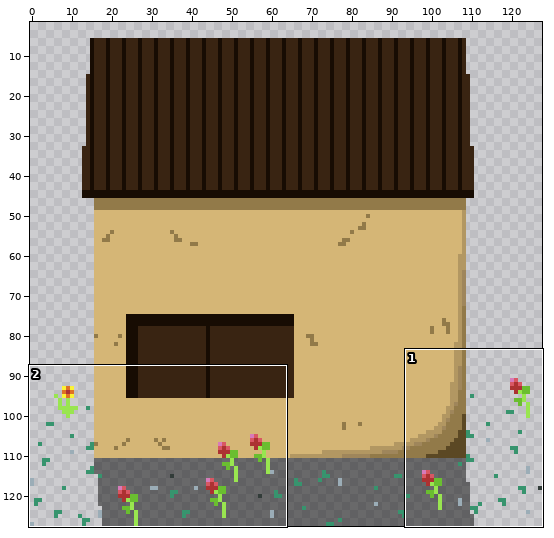
Pixel-art file: Arts/Arquivos/Others/CasaL.aseprite. Above: a wide view before the commit, with the close-up outlined.
Close-up. Earlier state:
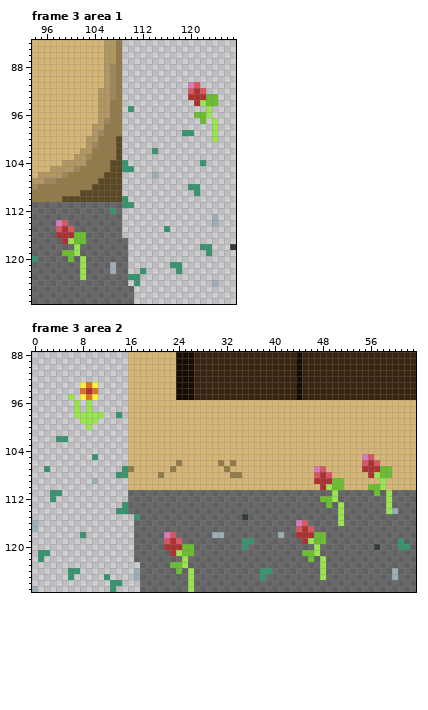
128x128 pixels, 3 frames. Shown: frame 3 area 1: x 94..127, y 84..127; frame 3 area 2: x 0..63, y 88..127. The wide view leaves out empty margins. The commit also changed other frames or places, which this record leaves out.
After:
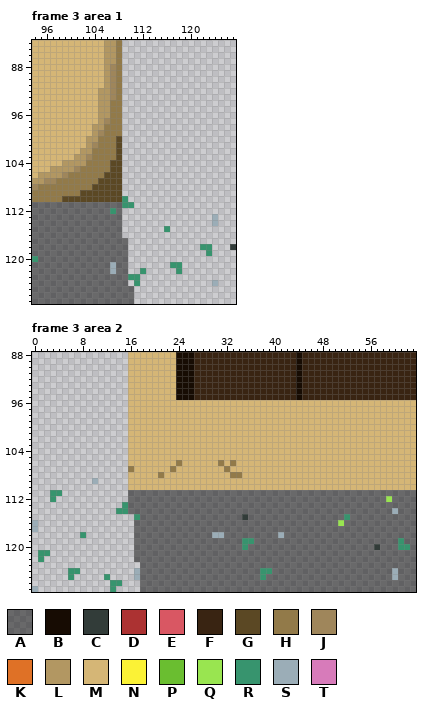
Palette (. is transparent): A #0000007d  B #170c03  C #323c39  D #ac3232  E #d95763  F #392412  G #5b4824  H #927a49  J #9f865b  K #df7126  L #b29762  M #d5b676  N #fbf236  P #6abe30  Q #99e550  R #37946e  S #9badb7  T #d77bba
From old to new:
Frame 3 area 1, layer "Casa":
Colour D becomes colour A in row 115 at x 99; in row 116 at x 98 to 100; in row 117 at x 99.
Colour E becomes colour A in row 114 at x 99; in row 115 at x 98 and 100.
Colour P becomes colour A in rows 116 to 117 at x 101 to 102; in row 119 at x 99 to 100; in row 120 at x 100.
Colour Q becomes colour A in row 117 at x 100; in rows 118 to 119 at x 101; in rows 120 to 123 at x 102.
Colour T becomes colour A in row 114 at x 98.
The author cleared colour D in row 92 at x 121; in row 93 at x 120 to 122; in row 94 at x 121.
The author cleared colour E in row 91 at x 121; in row 92 at x 120 and 122.
The author cleared colour P in rows 93 to 94 at x 123 to 124; in row 96 at x 121 to 122; in row 97 at x 122.
The author cleared colour Q in row 94 at x 122; in rows 95 to 96 at x 123; in rows 97 to 100 at x 124.
The author cleared colour R in row 95 at x 110; in row 99 at x 119 to 120; in row 102 at x 114; in row 104 at x 109 and 122; in row 105 at x 109 to 110; in row 108 at x 120 to 121.
The author cleared colour R in row 109 at x 121.
The author cleared colour S in row 106 at x 114.
The author cleared colour T in row 91 at x 120.
Frame 3 area 2, layer "Casa":
Colour D becomes colour A in row 117 at x 45; in row 118 at x 44 to 46; in row 119 at x 23 and 45; in row 120 at x 22 to 24; in row 121 at x 23.
Colour E becomes colour A in row 116 at x 45; in row 117 at x 44 and 46; in row 118 at x 23; in row 119 at x 22 and 24.
Colour P becomes colour A in row 111 at x 57; in row 112 at x 48 to 49; in row 113 at x 49; in rows 118 to 119 at x 47 to 48; in row 120 at x 25 to 26; in row 121 at x 25 to 26 and 45 to 46.
Colour P becomes colour A in row 122 at x 46; in row 123 at x 23 to 24; in row 124 at x 24.
Colour Q becomes colour A in row 111 at x 50 and 59; in row 112 at x 50; in rows 113 to 114 at x 51 and 59; in row 115 at x 51; in row 119 at x 46; in row 120 at x 47.
Colour Q becomes colour A in row 121 at x 24 and 47; in rows 122 to 123 at x 25 and 48; in rows 124 to 125 at x 26 and 48; in rows 126 to 127 at x 26.
Colour T becomes colour A in row 116 at x 44; in row 118 at x 22.
Colour D becomes colour M in row 106 at x 56; in row 107 at x 55 to 57; in row 108 at x 48 and 56; in row 109 at x 47 to 49; in row 110 at x 48.
Colour E becomes colour M in row 105 at x 56; in row 106 at x 55 and 57; in row 107 at x 48; in row 108 at x 47 and 49.
Colour P becomes colour M in rows 107 to 108 at x 58 to 59; in row 109 at x 50 to 51; in row 110 at x 50 to 51 and 56 to 57.
Colour Q becomes colour M in row 108 at x 57; in row 109 at x 58; in row 110 at x 49 and 58.
Colour T becomes colour M in row 105 at x 55; in row 107 at x 47.
Colour A becomes colour R in row 115 at x 52.
The author cleared colour D in row 94 at x 9.
The author cleared colour K in row 93 at x 9; in row 94 at x 8 and 10; in row 95 at x 9.
The author cleared colour N in row 93 at x 8 and 10; in row 95 at x 8 and 10.
The author cleared colour Q in row 95 at x 6; in rows 96 to 97 at x 7 and 9; in row 98 at x 7 to 11; in row 99 at x 8 to 10; in row 100 at x 9.
The author cleared colour R in row 98 at x 14; in row 102 at x 4 to 5; in row 105 at x 10; in row 107 at x 2 and 15; in row 108 at x 14 to 15.
